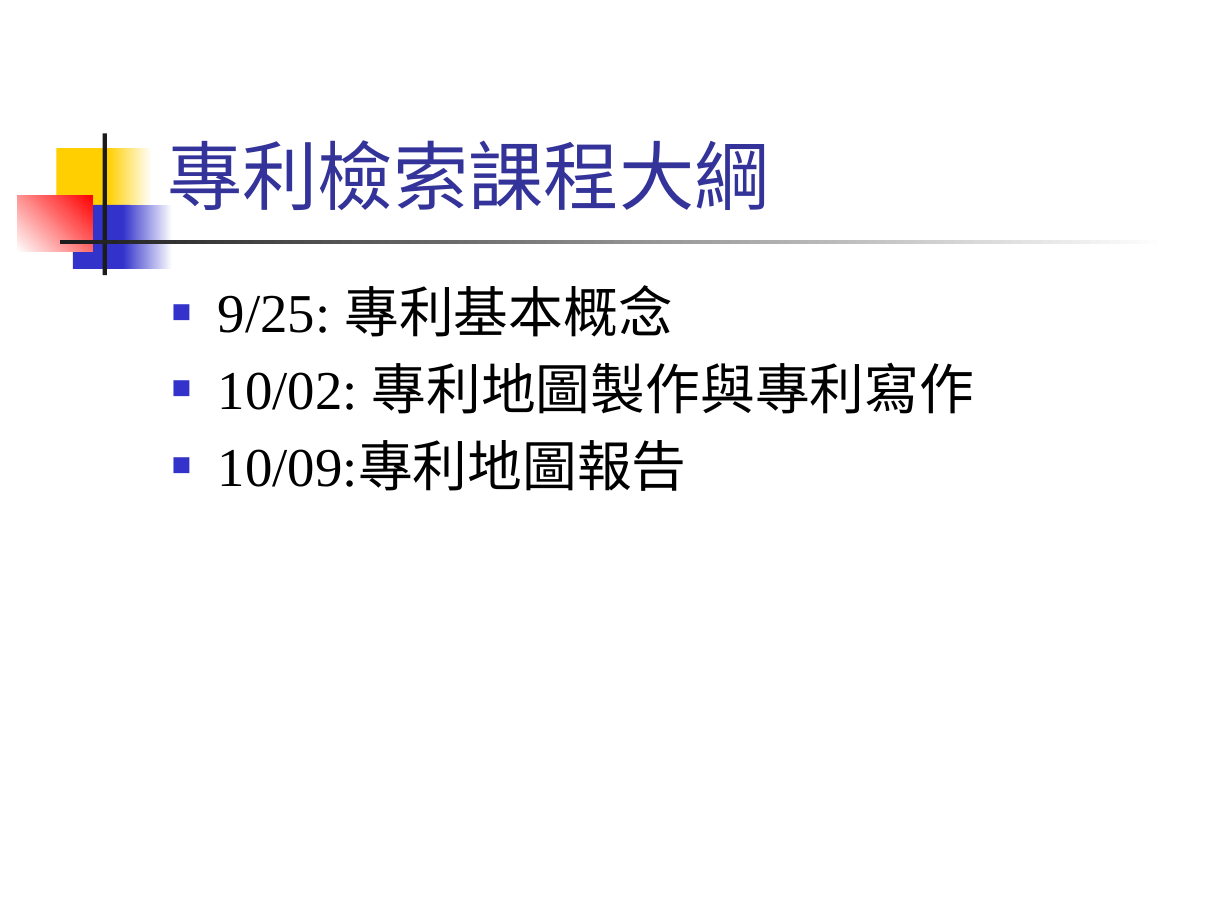
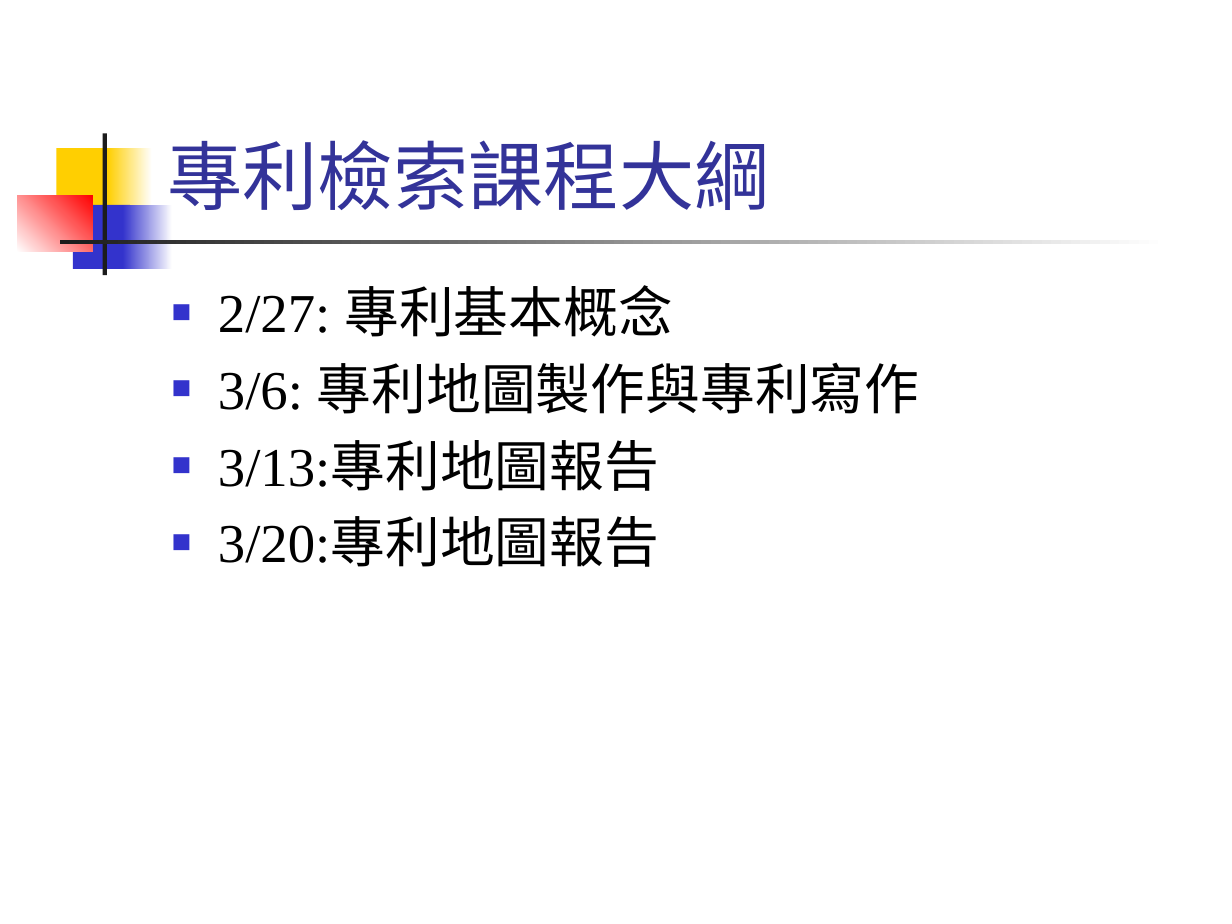
Before and after one commit to CGUSystemCourses/Patent-2018, a slide deck: slide 2 of lec01-patent_intro.pptx. Drawn at 1232x924 pixels with LibreOffice and Linux fonts; fonts in the diff are those of the drawing. Boxes give left, top, right and bottom in pixels: in the first picture for what was removed or moved away, otherwise in the second. Text is boxed around its words. In the diff, an @@ line names an element or a change of style, - is before the commit and + after.

Commit message:
upload revised slides for 2019-spring semester

```diff
--- a/lec01-patent_intro.pptx
+++ b/lec01-patent_intro.pptx
@@ text at [218, 285, 920, 567]: text changed @@
-■ 9/25: 專利基本概念
-■ 10/02: 專利地圖製作與專利寫作
-■ 10/09:專利地圖報告
+■ 2/27: 專利基本概念
+■ 3/6: 專利地圖製作與專利寫作
+■ 3/13:專利地圖報告
+■ 3/20:專利地圖報告
```
